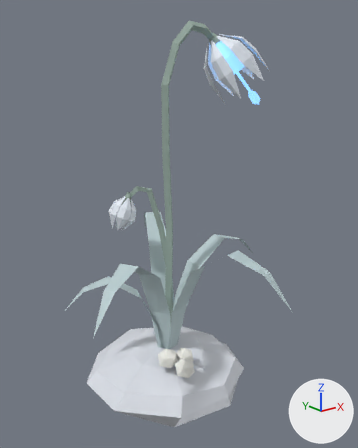
One commit to the FBX model unity/InvisibilityPotionAssets/Assets/Models/plant_t2.fbx: the scene before it, then after it.
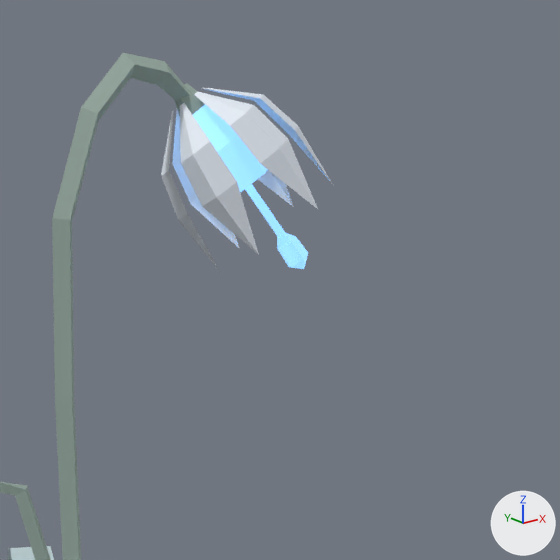
Old and new are each drawn whole from a camera (50 mm lens) standing at (-0.351, -0.464, 0.383) and looking at (0.008, -0.015, 0.204) and again close up on the part from 39% to 100% of the width and 0% to 48% of the height. Every picture has the same lights, and +X, +Y and +Z are marked at lower right. The last two pictures show the newer version. Vertices at exactly the same position are counted once.

Objects in the first close-up: 'plant_t2'.
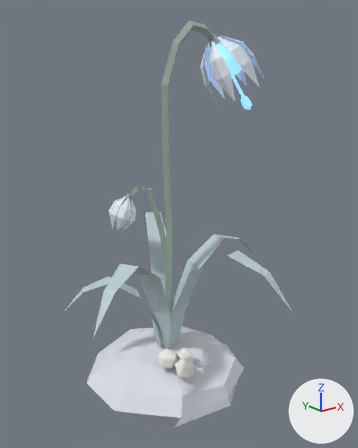
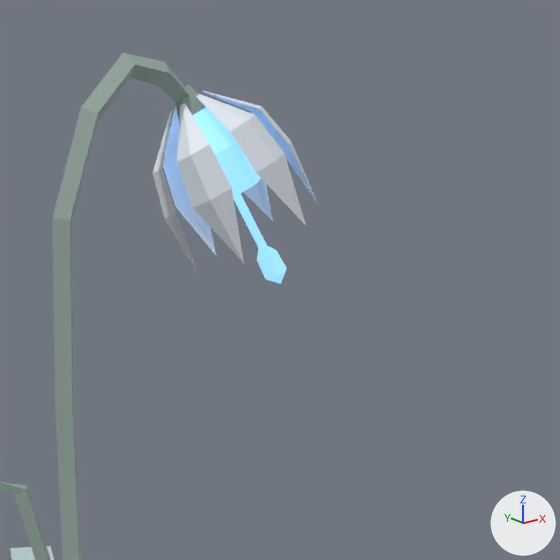
The change, as a list of edits to the scene's bpy script:
```text
Change me_plant_t2:
    where me_plant_t2.from_pydata(...)  # 378 vertices, 295 faces; spans x -15.2..15.8, y -1.4..43.5, z -16.0..17.6
    used by ob_plant_t2; location = (0.0, 0.0, 0.0); rotation_euler = (1.571, 0.0, 0.0), in degrees (90, 0, 0); scale = (0.01, 0.01, 0.01)
    me_plant_t2 part 1: the loose piece of 10 vertices spanning x 7.7..12.9, y 37.9..42.2, z 0.3..4.1 is multiplied about its middle by the matrix ((0.991, 0.108, 0.079), (-0.102, 0.992, -0.073), (-0.087, 0.065, 0.994)), then moved by (0.0, -0.5, -0.4)
    me_plant_t2 part 2: the loose piece of 10 vertices spanning x 7.0..10.2, y 36.9..42.0, z 0.7..5.6 is multiplied about its middle by the matrix ((0.991, 0.108, 0.079), (-0.102, 0.992, -0.073), (-0.087, 0.065, 0.994)), then moved by (0.0, -0.4, -0.3)
    me_plant_t2 part 3: the loose piece of 10 vertices spanning x 5.8..8.1, y 34.9..41.5, z 0.3..4.1 is multiplied about its middle by the matrix ((0.991, 0.108, 0.079), (-0.102, 0.992, -0.073), (-0.087, 0.065, 0.994)), then moved by (-0.2, -0.1, -0.2)
    me_plant_t2 part 4: the loose piece of 10 vertices spanning x 6.0..8.7, y 33.9..41.2, z -1.2..1.0 is multiplied about its middle by the matrix ((0.991, 0.108, 0.079), (-0.102, 0.992, -0.073), (-0.087, 0.065, 0.994)), then moved by (-0.5, 0.0, -0.3)
    me_plant_t2 part 5: the loose piece of 10 vertices spanning x 7.3..11.4, y 34.9..41.5, z -2.1..-0.5 is multiplied about its middle by the matrix ((0.991, 0.108, 0.079), (-0.102, 0.992, -0.073), (-0.087, 0.065, 0.994)), then moved by (-0.5, -0.1, -0.4)
    me_plant_t2 part 6: the loose piece of 10 vertices spanning x 7.9..13.5, y 36.9..42.0, z -1.2..1.0 is multiplied about its middle by the matrix ((0.991, 0.108, 0.079), (-0.102, 0.992, -0.073), (-0.087, 0.065, 0.994)), then moved by (-0.3, -0.4, -0.4)
    me_plant_t2 part 7: the loose piece of 12 vertices spanning x 6.6..8.6, y 40.2..42.4, z -0.6..1.3 is multiplied about its middle by the matrix ((0.991, 0.108, 0.079), (-0.102, 0.992, -0.073), (-0.087, 0.065, 0.994)), then moved by (0.0, -0.1, -0.1)
    me_plant_t2 part 8: the loose piece of 18 vertices spanning x 6.9..10.9, y 37.0..41.7, z -0.7..3.2 is multiplied about its middle by the matrix ((0.991, 0.108, 0.079), (-0.102, 0.992, -0.073), (-0.087, 0.065, 0.994)), then moved by (-0.2, -0.3, -0.3)
    me_plant_t2 part 9: the loose piece of 6 vertices spanning x 8.0..11.2, y 35.4..40.3, z 0.5..2.9 is scaled about its middle by (0.875, 1.09, 0.736), then moved by (-0.3, -0.4, -0.5)
    me_plant_t2 part 10: the loose piece of 12 vertices spanning x 10.7..12.1, y 34.1..35.9, z 2.4..3.7 is multiplied about its middle by the matrix ((0.991, 0.108, 0.079), (-0.102, 0.992, -0.073), (-0.087, 0.065, 0.994)), then moved by (-0.5, -0.6, -0.8)
```

Changed parts and their boxes [x1, y1, x2, y2] in the close-ups (560 x 560 px; the box of a moved part takes in the faces that stretch with it):
'plant_t2', reshaped
    before: [0, 53, 334, 560]
    after: [0, 53, 318, 560]
part 1 of me_plant_t2, moved or reshaped
    before: [201, 87, 334, 186]
    after: [202, 91, 318, 204]
part 2 of me_plant_t2, moved or reshaped
    before: [194, 92, 318, 209]
    after: [196, 94, 306, 225]
part 3 of me_plant_t2, moved or reshaped
    before: [180, 103, 259, 255]
    after: [177, 103, 244, 263]
part 4 of me_plant_t2, moved or reshaped
    before: [161, 110, 221, 273]
    after: [153, 110, 200, 277]
part 5 of me_plant_t2, moved or reshaped
    before: [172, 110, 240, 249]
    after: [163, 107, 216, 255]
part 6 of me_plant_t2, moved or reshaped
    before: [257, 170, 293, 206]
    after: [244, 179, 273, 221]
part 7 of me_plant_t2, moved or reshaped
    before: [174, 83, 205, 116]
    after: [175, 84, 206, 120]
part 8 of me_plant_t2, moved or reshaped
    before: [193, 105, 268, 192]
    after: [193, 107, 261, 198]
part 9 of me_plant_t2, moved or reshaped
    before: [245, 184, 285, 239]
    after: [233, 193, 267, 250]
part 10 of me_plant_t2, moved or reshaped
    before: [277, 233, 308, 269]
    after: [257, 245, 287, 284]
